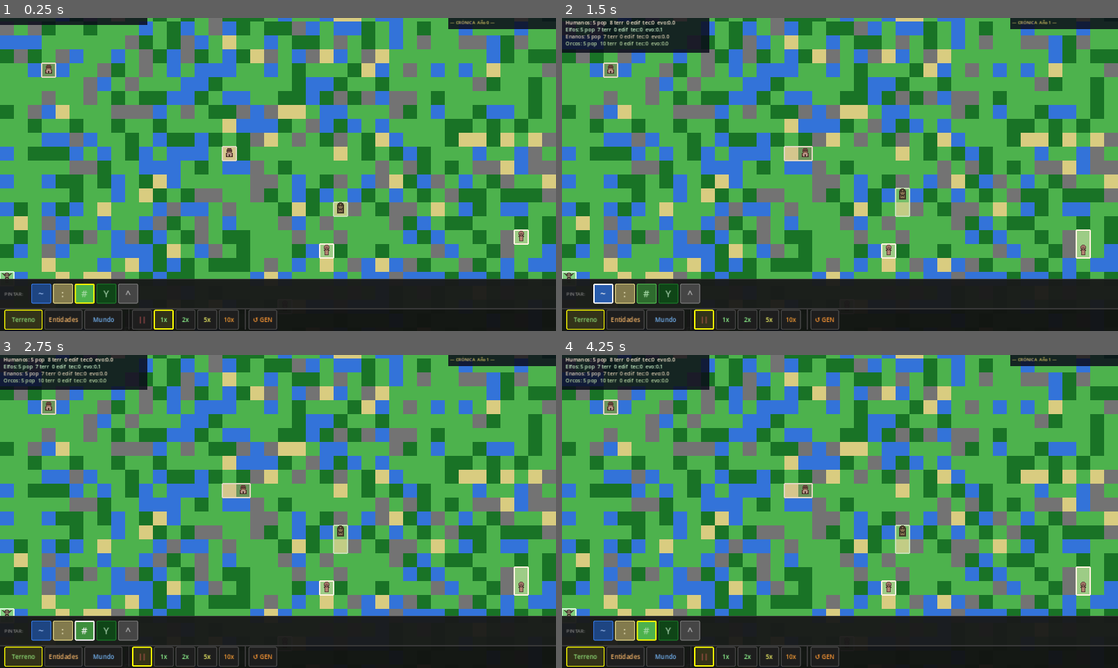
Above: before the commit, frames 1-4 (two rows, left to right).
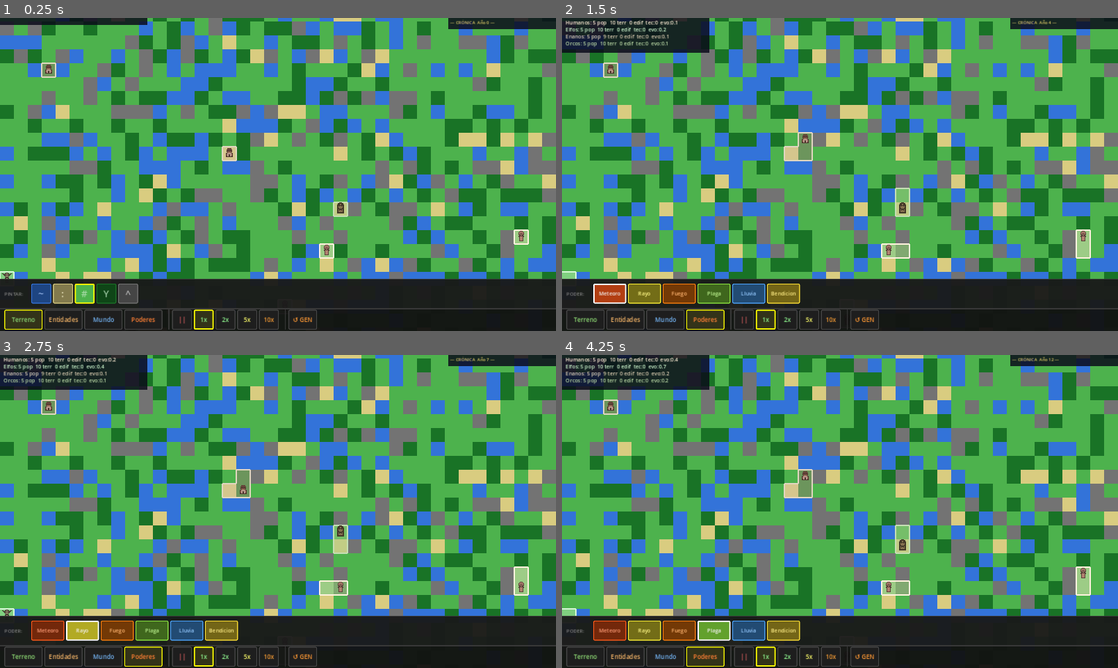
Above: after the commit, the same moments.

Repository: scastorina/civilizatio
Game: Godot game, scene res://scenes/Main.tscn
The game is run twice, just before and just after one commit, with the same random seed, the same clock (stepped at 60 frames per second) and the same inputs.
Inputs (mouse positions are in pixels of both pictures, inside the frame that each line leads up to):
- Up to frame 1 (0.25 s): no input
- Up to frame 2 (1.5 s): click (706, 318) at 0.5 s, where only the run after the commit has a clickable "Poderes"; click (612, 293) at 1.25 s, where only the run after the commit has a clickable "Meteoro"
- Up to frame 3 (2.75 s): click (83, 630) at 2 s, where only the run after the commit has a clickable "Rayo"
- Up to frame 4 (4.25 s): click (678, 630) at 2.75 s, where only the run after the commit has a clickable "Fuego"; click (712, 630) at 3.5 s, where only the run after the commit has a clickable "Plaga"

The runs differ from the first frame. In frame 1, 0.7% of the frame differs, in the area x 22-57%, y 93-100%; in frame 2, 3.8%; in frame 3, 3.7%; in frame 4, 3.9%, in the area x 0-95%, y 0-100%.

Commit message:
Add player powers/disasters system: meteor, lightning, fire, plague, rain, blessing
- New Poderes tab in GameUI with 6 colored power buttons
- Fire spreads to adjacent tiles (faster in forest), burns entities, leaves sand
- Plague infects entities in radius, spreads between nearby units
- Meteor craters terrain to sand, kills entities in blast radius
- Lightning kills entity or ignites fire at target cell
- Rain extinguishes fire area, heals nearby entities
- Blessing boosts evolution of nearby entities, cures plague
- Visual effects: fire orange overlay, impact flash, lightning bolt, rain drops, blessing glow ring
- Infected entities turn green, burning entities turn orange

Co-Authored-By: Claude Sonnet 4.6 <noreply@anthropic.com>

Diff:
--- a/scripts/GameUI.gd
+++ b/scripts/GameUI.gd
@@ -6,6 +6,7 @@
 signal time_speed_changed(idx: int)
 signal map_type_changed(idx: int)
 signal regenerate_requested()
+signal power_selected(idx: int)
 
 const BAR_H := 52
 const PANEL_H := 68
@@ -25,19 +26,33 @@
 
 var selected_biome := 2
 var selected_species := 0
+var selected_power := 0
 var current_speed_idx := 1
 var current_map_idx := 0
 var active_tab := "terrain"
 
+const POWERS: Array[String]       = ["meteor",  "lightning", "fire",   "plague", "rain",   "blessing"]
+const POWER_LABELS: Array[String] = ["Meteoro", "Rayo",      "Fuego",  "Plaga",  "Lluvia", "Bendicion"]
+const POWER_COLORS: Array[Color]  = [
+	Color(1.0, 0.35, 0.10),
+	Color(1.0, 0.95, 0.20),
+	Color(1.0, 0.50, 0.05),
+	Color(0.55, 0.90, 0.25),
+	Color(0.30, 0.65, 1.00),
+	Color(1.00, 0.88, 0.20),
+]
+
 var _tab_btns: Dictionary = {}
 var _biome_btns: Array[Button] = []
 var _species_btns: Array[Button] = []
+var _power_btns: Array[Button] = []
 var _speed_btns: Dictionary = {}
 var _map_btns: Dictionary = {}
 var _tool_panel: Panel
 var _terrain_content: Control
 var _entity_content: Control
 var _world_content: Control
+var _power_content: Control
 var _species_data: Array[Dictionary] = []
 
 func _ready() -> void:
@@ -68,6 +83,7 @@
 	_build_terrain_content()
 	_build_entity_content()
 	_build_world_content()
+	_build_power_content()
 	_show_tab(active_tab)
 
 func _build_bar(bar: Panel) -> void:
@@ -78,6 +94,7 @@
 		["terrain",  "Terreno",   Color(0.55, 0.85, 0.45)],
 		["entities", "Entidades", Color(0.95, 0.70, 0.40)],
 		["world",    "Mundo",     Color(0.45, 0.70, 0.95)],
+		["powers",   "Poderes",   Color(1.00, 0.50, 0.20)],
 	]
 	for td in tabs:
 		var btn := _make_tab_btn(td[1] as String, td[2] as Color)
@@ -188,10 +205,32 @@
 
 	_refresh_map_highlights()
 
+func _build_power_content() -> void:
+	_power_content = Control.new()
+	_power_content.set_anchors_preset(Control.PRESET_FULL_RECT)
+	_tool_panel.add_child(_power_content)
+
+	var x := float(PAD)
+	var yc := (PANEL_H - BTN) / 2.0
+	_content_label(_power_content, "PODER:", x, yc)
+	x += 62.0
+
+	for i in POWERS.size():
+		var btn := _make_power_btn(i)
+		btn.position = Vector2(x, yc)
+		_power_content.add_child(btn)
+		_power_btns.append(btn)
+		var pi: int = i
+		btn.pressed.connect(func(): _on_power(pi))
+		x += 76.0 + GAP
+
+	_refresh_power_highlights()
+
 func _show_tab(tab: String) -> void:
 	_terrain_content.visible = tab == "terrain"
 	_entity_content.visible = tab == "entities"
 	_world_content.visible = tab == "world"
+	_power_content.visible = tab == "powers"
 	_tool_panel.visible = true
 
 func _on_tab(tab: String) -> void:
@@ -222,6 +261,11 @@
 	_refresh_map_highlights()
 	map_type_changed.emit(idx)
 
+func _on_power(idx: int) -> void:
+	selected_power = idx
+	_refresh_power_highlights()
+	power_selected.emit(idx)
+
 func _refresh_tab_highlights() -> void:
 	for key in _tab_btns:
 		if key == active_tab:
@@ -257,6 +301,28 @@
 			_map_btns[key].add_theme_stylebox_override("normal", _style(Color(0.20, 0.20, 0.10), Color.YELLOW, 3))
 		else:
 			_map_btns[key].add_theme_stylebox_override("normal", _style(Color(0.12, 0.12, 0.12), Color(0.28, 0.28, 0.28), 2))
+
+func _refresh_power_highlights() -> void:
+	for i in _power_btns.size():
+		var c := POWER_COLORS[i]
+		if i == selected_power:
+			_power_btns[i].add_theme_stylebox_override("normal", _style(c.darkened(0.2), Color.YELLOW, 3))
+		else:
+			_power_btns[i].add_theme_stylebox_override("normal", _style(c.darkened(0.55), c, 2))
+
+func _make_power_btn(idx: int) -> Button:
+	var color := POWER_COLORS[idx]
+	var btn := Button.new()
+	btn.size = Vector2(76.0, BTN)
+	btn.text = POWER_LABELS[idx]
+	btn.focus_mode = Control.FOCUS_NONE
+	btn.add_theme_font_size_override("font_size", 12)
+	btn.add_theme_color_override("font_color", color.lightened(0.4))
+	btn.add_theme_color_override("font_color_hover", Color.WHITE)
+	btn.add_theme_stylebox_override("normal", _style(color.darkened(0.55), color, 2))
+	btn.add_theme_stylebox_override("hover", _style(color.darkened(0.3), Color.WHITE, 3))
+	btn.add_theme_stylebox_override("focus", _style(color.darkened(0.55), color, 2))
+	return btn
 
 func _make_biome_btn(idx: int) -> Button:
 	var color := BIOME_COLORS[idx]
--- a/scripts/Human.gd
+++ b/scripts/Human.gd
@@ -14,6 +14,8 @@
 var battles_won := 0
 var is_hero := false
 var hero_name := ""
+var infected := false
+var on_fire := false
 
 func setup(p_grid_position: Vector2i, p_tile_size: int, p_species_name: String, p_species_color: Color, p_preferred_biomes: Array[String], p_combat: float = 1.0, p_defense: float = 1.0, p_evo_rate: float = 1.0) -> void:
 	grid_position = p_grid_position
@@ -82,6 +84,10 @@
 		evolution_score += 0.03 * evo_rate
 	else:
 		evolution_score -= 0.01
+	if infected:
+		evolution_score -= 0.08
+	if on_fire:
+		evolution_score -= 0.20
 	evolution_score = clamp(evolution_score, -50.0, 200.0)
 
 func set_grid_position(next: Vector2i) -> void:
@@ -94,6 +100,10 @@
 func _draw() -> void:
 	var health := clampf((evolution_score + 20.0) / 40.0, 0.0, 1.0)
 	var c := species_color.lerp(Color(0.4, 0.08, 0.08), 1.0 - health)
+	if infected:
+		c = c.lerp(Color(0.55, 0.90, 0.20), 0.55)
+	if on_fire:
+		c = c.lerp(Color(1.0, 0.35, 0.0), 0.70)
 	var dk := c.darkened(0.50)
 	var s := float(tile_size) * 0.42
 	match species_name:
--- a/scripts/Main.gd
+++ b/scripts/Main.gd
@@ -41,6 +41,8 @@
 var _panning := false
 var _pan_origin := Vector2.ZERO
 var _cam_origin := Vector2.ZERO
+var _fire_cells: Dictionary = {}
+var _effects: Array[Dictionary] = []
 
 const GameHUDScript = preload("res://scripts/GameHUD.gd")
 
@@ -74,6 +76,7 @@
 	ui.time_speed_changed.connect(func(idx): current_speed_idx = idx)
 	ui.map_type_changed.connect(func(idx): current_map_idx = idx)
 	ui.regenerate_requested.connect(_regenerate_world)
+	ui.power_selected.connect(func(_idx): pass)
 	_regenerate_world()
 
 func _process(delta: float) -> void:
@@ -90,6 +93,9 @@
 		_resolve_combat()
 		_decay_dead_territories()
 		_update_technology()
+		_tick_fire()
+		_tick_plague()
+		_advance_effects()
 		ticked = true
 	if ticked:
 		queue_redraw()
@@ -155,6 +161,9 @@
 			if world_grid.is_walkable(cell) and not _has_human_in_cell(cell) and humans.size() < MAX_HUMANS:
 				_spawn_human_at(cell, SPECIES_LIBRARY[ui.selected_species])
 				queue_redraw()
+		"powers":
+			_apply_power_at(cell)
+			queue_redraw()
 
 func _regenerate_world() -> void:
 	move_tick_accumulator = 0.0
@@ -165,6 +174,8 @@
 	_chronicle.clear()
 	_chronicle_colors.clear()
 	_known_kingdoms.clear()
+	_fire_cells.clear()
+	_effects.clear()
 	world_year = 0
 	world_grid.generate(MAP_PRESETS[current_map_idx])
 	_spawn_initial_humans()
@@ -344,6 +355,129 @@
 			_species_tech[sp_name] = lvl + 1
 			_log_event("Año %d: Los %s alcanzaron tecnología nivel %d" % [world_year, sp_name, lvl + 1], sp_name)
 
+func _apply_power_at(cell: Vector2i) -> void:
+	var power: String = GameUI.POWERS[ui.selected_power]
+	match power:
+		"meteor":   _power_meteor(cell)
+		"lightning":_power_lightning(cell)
+		"fire":     _power_fire(cell)
+		"plague":   _power_plague(cell)
+		"rain":     _power_rain(cell)
+		"blessing": _power_blessing(cell)
+
+func _power_meteor(center: Vector2i) -> void:
+	_effects.append({"type": "impact", "cell": center, "age": 0, "max_age": 20})
+	_log_event("Año %d: ¡Un meteorito cayo del cielo!" % world_year, "")
+	for dy in range(-3, 4):
+		for dx in range(-3, 4):
+			var c := center + Vector2i(dx, dy)
+			if not world_grid.is_in_bounds(c):
+				continue
+			var dist := absf(float(dx)) + absf(float(dy))
+			if dist > 4:
+				continue
+			if world_grid.get_biome(c) != "water":
+				world_grid.set_biome(c, "sand")
+				world_grid.set_owner(c, "")
+			_fire_cells.erase(c)
+	for human in humans.duplicate():
+		if (human.grid_position - center).length() <= 3.5:
+			human.evolution_score = -50.0
+
+func _power_lightning(cell: Vector2i) -> void:
+	_effects.append({"type": "lightning", "cell": cell, "age": 0, "max_age": 8})
+	for human in humans.duplicate():
+		if human.grid_position == cell:
+			human.evolution_score = -50.0
+			return
+	if world_grid.get_structure(cell) != "":
+		world_grid.set_owner(cell, "")
+	elif world_grid.is_walkable(cell):
+		_fire_cells[cell] = 0
+
+func _power_fire(cell: Vector2i) -> void:
+	if world_grid.is_walkable(cell) and world_grid.get_biome(cell) != "sand":
+		_fire_cells[cell] = 0
+
+func _power_plague(center: Vector2i) -> void:
+	_log_event("Año %d: ¡Una plaga se extiende por las tierras!" % world_year, "")
+	for human in humans:
+		if (human.grid_position - center).length() <= 4.0:
+			human.infected = true
+
+func _power_rain(center: Vector2i) -> void:
+	_effects.append({"type": "rain", "cell": center, "age": 0, "max_age": 15})
+	for dy in range(-4, 5):
+		for dx in range(-4, 5):
+			var c := center + Vector2i(dx, dy)
+			_fire_cells.erase(c)
+	for human in humans:
+		if (human.grid_position - center).length() <= 4.0:
+			human.on_fire = false
+			human.evolution_score += 3.0
+
+func _power_blessing(center: Vector2i) -> void:
+	_effects.append({"type": "blessing", "cell": center, "age": 0, "max_age": 18})
+	_log_event("Año %d: Una bendicion divina ilumina la tierra" % world_year, "")
+	for human in humans:
+		if (human.grid_position - center).length() <= 3.0:
+			human.evolution_score += 10.0
+			human.infected = false
+
+func _tick_fire() -> void:
+	var dirs: Array[Vector2i] = [Vector2i(1,0), Vector2i(-1,0), Vector2i(0,1), Vector2i(0,-1)]
+	var new_fires: Array[Vector2i] = []
+	var to_erase: Array[Vector2i] = []
+	for cell: Vector2i in _fire_cells.keys():
+		_fire_cells[cell] = (_fire_cells[cell] as int) + 1
+		for human in humans:
+			if human.grid_position == cell:
+				human.on_fire = true
+		if (_fire_cells[cell] as int) > 40:
+			world_grid.set_owner(cell, "")
+			if world_grid.get_biome(cell) == "forest":
+				world_grid.set_biome(cell, "sand")
+			to_erase.append(cell)
+			continue
+		if rng.randf() < 0.08:
+			var d := dirs[rng.randi_range(0, 3)]
+			var nb := cell + d
+			if world_grid.is_in_bounds(nb) and world_grid.is_walkable(nb) and not _fire_cells.has(nb):
+				var b := world_grid.get_biome(nb)
+				var spread_chance := 0.6 if b == "forest" else (0.3 if b == "grass" else 0.1)
+				if rng.randf() < spread_chance:
+					new_fires.append(nb)
+	for cell in to_erase:
+		_fire_cells.erase(cell)
+	for cell in new_fires:
+		_fire_cells[cell] = 0
+	for human in humans:
+		if not _fire_cells.has(human.grid_position):
+			human.on_fire = false
+
+func _tick_plague() -> void:
+	var infected_positions: Array[Vector2i] = []
+	for human in humans:
+		if human.infected:
+			infected_positions.append(human.grid_position)
+	for human in humans:
+		if human.infected:
+			continue
+		for ipos in infected_positions:
+			if (human.grid_position - ipos).length() <= 1.5:
+				if rng.randf() < 0.04:
+					human.infected = true
+					break
+
+func _advance_effects() -> void:
+	var to_remove: Array[int] = []
+	for i in _effects.size():
+		_effects[i]["age"] = (_effects[i]["age"] as int) + 1
+		if (_effects[i]["age"] as int) >= (_effects[i]["max_age"] as int):
+			to_remove.append(i)
+	for i in range(to_remove.size() - 1, -1, -1):
+		_effects.remove_at(to_remove[i])
+
 func _draw() -> void:
 	for y in range(world_grid.height):
 		for x in range(world_grid.width):
@@ -388,6 +522,47 @@
 				draw_line(Vector2(px, py + TILE_SIZE), Vector2(px + TILE_SIZE, py + TILE_SIZE), bc, 1.5)
 			if world_grid.get_owner(Vector2i(x, y - 1)) != owner:
 				draw_line(Vector2(px, py), Vector2(px + TILE_SIZE, py), bc, 1.5)
+
+	# Fire overlay
+	for cell: Vector2i in _fire_cells.keys():
+		var ft: int = _fire_cells[cell] as int
+		var alpha := lerpf(0.85, 0.4, float(ft) / 40.0)
+		var fire_c := Color(1.0, 0.40 + rng.randf() * 0.2, 0.0, alpha)
+		draw_rect(Rect2(cell.x * TILE_SIZE, cell.y * TILE_SIZE, TILE_SIZE, TILE_SIZE), fire_c)
+		draw_rect(Rect2(cell.x * TILE_SIZE + 3, cell.y * TILE_SIZE - 2, TILE_SIZE - 6, 4), Color(1.0, 0.85, 0.0, alpha * 0.8))
+
+	# Special effects (impact, lightning, rain, blessing)
+	for eff: Dictionary in _effects:
+		var ec: Vector2i = eff["cell"] as Vector2i
+		var age: int = eff["age"] as int
+		var max_age: int = eff["max_age"] as int
+		var t := float(age) / float(max_age)
+		var cx := (ec.x + 0.5) * TILE_SIZE
+		var cy := (ec.y + 0.5) * TILE_SIZE
+		match eff["type"] as String:
+			"impact":
+				var radius := lerpf(2.0, float(TILE_SIZE) * 4.5, minf(t * 3.0, 1.0))
+				var ialpha := lerpf(1.0, 0.0, t)
+				draw_circle(Vector2(cx, cy), radius, Color(1.0, 0.85, 0.3, ialpha * 0.7))
+				draw_circle(Vector2(cx, cy), radius * 0.5, Color(1.0, 1.0, 1.0, ialpha * 0.5))
+			"lightning":
+				var lalpha := lerpf(1.0, 0.0, t)
+				var top := Vector2(cx, 0.0)
+				draw_line(top, Vector2(cx + 4, cy * 0.4), Color(1.0, 1.0, 0.5, lalpha), 2.0)
+				draw_line(Vector2(cx + 4, cy * 0.4), Vector2(cx - 3, cy * 0.7), Color(1.0, 1.0, 0.5, lalpha), 2.0)
+				draw_line(Vector2(cx - 3, cy * 0.7), Vector2(cx, cy), Color(1.0, 1.0, 1.0, lalpha), 3.0)
+			"rain":
+				var ralpha := lerpf(0.5, 0.0, t)
+				for di in range(-4, 5):
+					for dj in range(-4, 5):
+						var rx := cx + di * TILE_SIZE + rng.randf_range(-3, 3)
+						var ry := cy + dj * TILE_SIZE
+						draw_line(Vector2(rx, ry - 4), Vector2(rx - 1, ry + 2), Color(0.5, 0.75, 1.0, ralpha), 1.0)
+			"blessing":
+				var balpha := lerpf(0.7, 0.0, t)
+				var brad := lerpf(0.0, float(TILE_SIZE) * 3.5, t)
+				draw_circle(Vector2(cx, cy), brad, Color(1.0, 0.95, 0.3, balpha * 0.4))
+				draw_circle(Vector2(cx, cy), brad, Color(1.0, 0.9, 0.2, balpha * 0.6), false, 2.0)
 
 	# Territory labels
 	for cluster in _find_territory_clusters():
